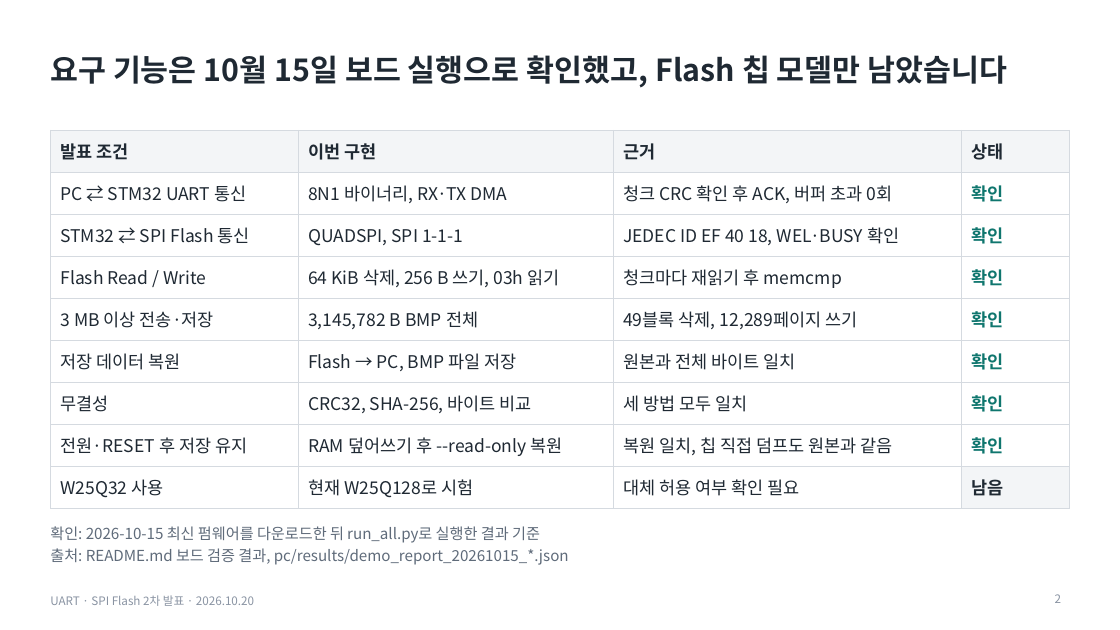
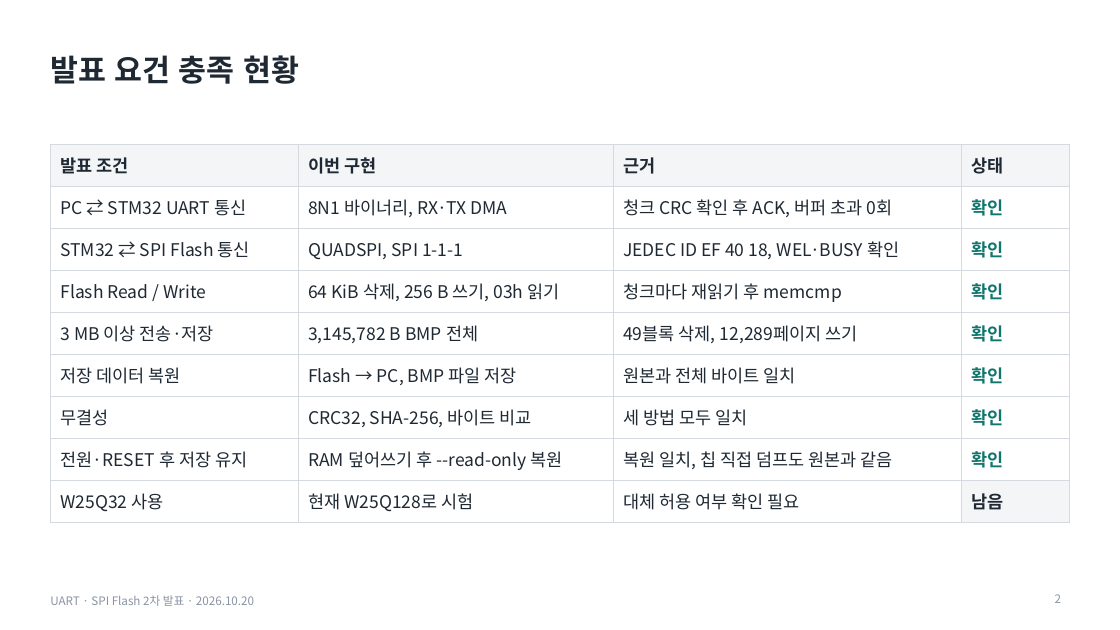
Before and after one commit to dazement/STM32-BMP-file-store-in-Flash-memory, a slide deck: slide 2 of presentation_oct20/output/UART_SPIFlash_2차발표_1020_코드검증_1.pptx. Drawn at 1120x630 pixels with LibreOffice and Linux fonts; fonts in the diff are those of the drawing. Boxes give left, top, right and bottom in pixels: in the first picture for what was removed or moved away, otherwise in the second. Text is boxed around its words. In the diff, an @@ line names an element or a change of style, - is before the commit and + after.

```diff
--- a/presentation_oct20/output/UART_SPIFlash_2차발표_1020_코드검증_1.pptx
+++ b/presentation_oct20/output/UART_SPIFlash_2차발표_1020_코드검증_1.pptx
@@ title at box(50, 55, 299, 84): text changed @@
-요구 기능은 10월 15일 보드 실행으로 확인했고, Flash 칩 모델만 남았습니다
+발표 요건 충족 현황
@@ table: place and size @@
-table at box(50, 130, 1070, 502)
+table at box(50, 145, 1070, 523)
@@ text removed at box(50, 526, 569, 565) @@
-확인: 2026-10-15 최신 펌웨어를 다운로드한 뒤 run_all.py로 실행한 결과 기준
-출처: README.md 보드 검증 결과, pc/results/demo_report_20261015_*.json
```
Also in this commit, not shown: 7 other slides changed, 1 slide added, 1 slide removed.
